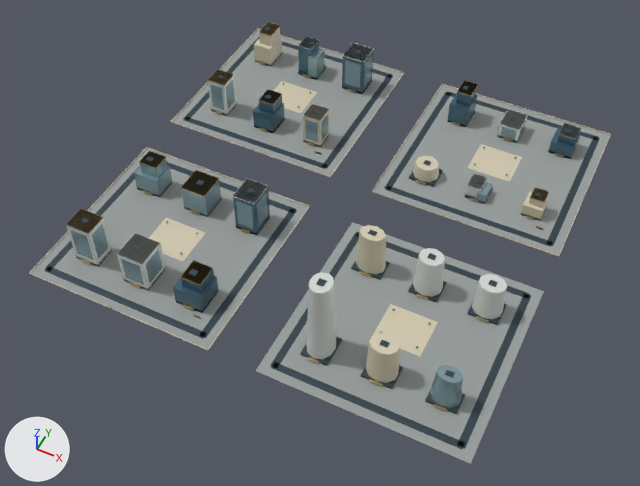
An edit to the glTF model web/public/assets/3d/ampliworld/GC-CITY-2030/GC-TILE-16-14.glb, drawn before and after from the same camera.
The view is the same before and after, from a 50 mm lens placed at (6457.0, 4.0, 1109.0), pointed at (6010.0, 897.0, -7.0). Lighting does not change. The marker at lower left points along +X, +Y and +Z. The picture after the commit comes second. Where no turn or scale is listed for an object, it has been applied to the vertices. Vertices at exactly the same position are counted once.

Objects in the first picture: 'GC-TILE-16-14-blue', 'GC-TILE-16-14-dark', 'GC-TILE-16-14-glass', 'GC-TILE-16-14-gold', 'GC-TILE-16-14-ivory', 'GC-TILE-16-14-paving', 'GC-TILE-16-14-white' and 1 more.
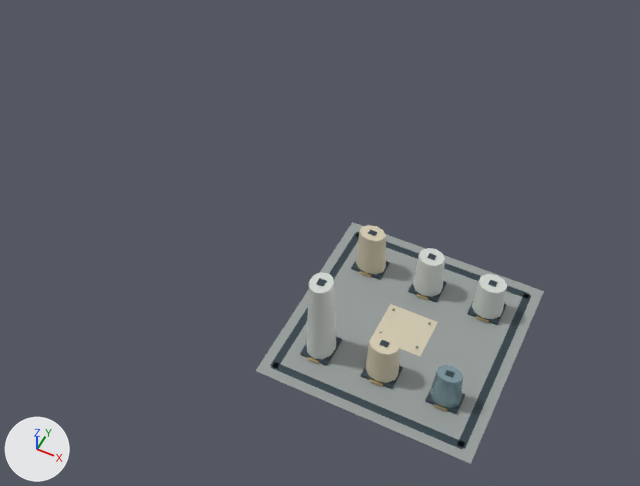
Where the change shows, as pixel boxes [x1, y1, x2, y2] in the pictures (640 x 486 px):
'GC-TILE-16-14-paving', reshaped (50% narrower, 44% shorter): before [31, 30, 610, 464]; after [256, 222, 544, 464]
'GC-TILE-16-14-dark', reshaped (53% narrower, 48% shorter): before [45, 27, 600, 449]; after [270, 230, 531, 449]
'GC-TILE-16-14-ivory', reshaped (86% narrower, 56% shorter): before [29, 22, 611, 383]; after [356, 225, 438, 383]
'GC-TILE-16-14-white', reshaped (56% narrower, 65% shorter): before [66, 36, 528, 359]; after [306, 248, 507, 359]
'GC-TILE-16-14-glass', reshaped (92% narrower, 88% shorter): before [70, 48, 526, 408]; after [429, 365, 463, 408]
'GC-TILE-16-14-blue', deleted: before [173, 36, 581, 313]
'GC-TILE-16-14-gold', reshaped: before [66, 23, 581, 412]; after [307, 271, 489, 412]
part 1 of me_mesh_0, deleted: before [172, 30, 403, 176]
part 2 of me_mesh_0, deleted: before [373, 85, 610, 255]
part 3 of me_mesh_0, deleted: before [31, 149, 308, 349]
part 4 of me_mesh_1, deleted: before [45, 27, 600, 339]
part 5 of me_mesh_2, deleted: before [29, 22, 611, 351]
part 6 of me_mesh_5, deleted: before [66, 23, 581, 318]
part 7 of me_mesh_8, deleted: before [66, 36, 528, 291]
part 8 of me_mesh_7, deleted: before [70, 48, 526, 285]

Diff of the bpy script that builds the scene:
```diff
--- a/web/public/assets/3d/ampliworld/GC-CITY-2030/GC-TILE-16-14.glb.py
+++ b/web/public/assets/3d/ampliworld/GC-CITY-2030/GC-TILE-16-14.glb.py
@@ me_mesh_0 @@
 # used by ob_gc_tile_16_14_paving; location = (0.0, 0.0, 0.0)
-me_mesh_0.from_pydata(...)  # 32 vertices, 48 faces; spans x 5621.0..6379.0, y 621.0..1379.0, z 0.0
+me_mesh_0.from_pydata(...)  # 8 vertices, 12 faces; spans x 6041.0..6379.0, y 621.0..959.0, z 0.0
+# me_mesh_0 part 1: the loose piece of 8 vertices spanning x 5621.0..5959.0, y 1041.0..1379.0, z 0.0 is deleted
+# me_mesh_0 part 2: the loose piece of 8 vertices spanning x 6041.0..6379.0, y 1041.0..1379.0, z 0.0 is deleted
+# me_mesh_0 part 3: the loose piece of 8 vertices spanning x 5621.0..5959.0, y 621.0..959.0, z 0.0 is deleted
 me_mesh_0.materials.append(mat_paving)
@@ me_mesh_1 @@
 # used by ob_gc_tile_16_14_dark; location = (0.0, 0.0, 0.0)
-me_mesh_1.from_pydata(...)  # 536 vertices, 804 faces; spans x 5636.0..6364.0, y 636.0..1364.0, z 0.0..157.0
+me_mesh_1.from_pydata(...)  # 128 vertices, 192 faces; spans x 6056.0..6364.0, y 636.0..944.0, z 0.0..157.0
+# me_mesh_1 part 4: 51 loose pieces with 408 vertices, spanning x 5636.0..6364.0, y 636.0..1364.0, z 0.0..82.0, are deleted
 me_mesh_1.materials.append(mat_dark)
@@ me_mesh_2 @@
 # used by ob_gc_tile_16_14_ivory; location = (0.0, 0.0, 0.0)
-me_mesh_2.from_pydata(...)  # 258 vertices, 408 faces; spans x 5620.0..6380.0, y 620.0..1380.0, z 0.0..82.0
+me_mesh_2.from_pydata(...)  # 52 vertices, 92 faces; spans x 6086.0..6250.0, y 682.0..901.0, z 0.0..82.0
+# me_mesh_2 part 5: 24 loose pieces with 206 vertices, spanning x 5620.0..6380.0, y 620.0..1380.0, z 0.0..69.0, are deleted
 me_mesh_2.materials.append(mat_ivory)
@@ me_mesh_5 @@
 # used by ob_gc_tile_16_14_gold; location = (0.0, 0.0, 0.0)
-me_mesh_5.from_pydata(...)  # 1022 vertices, 1680 faces; spans x 5668.0..6339.0, y 620.0..1324.0, z 0.0..134.0
+me_mesh_5.from_pydata(...)  # 444 vertices, 792 faces; spans x 6087.0..6332.0, y 672.0..902.0, z 4.0..134.0
+# me_mesh_5 part 6: 67 loose pieces with 578 vertices, spanning x 5668.0..6339.0, y 620.0..1324.0, z 0.0..81.0, are deleted
 me_mesh_5.materials.append(mat_gold)
@@ me_mesh_7 @@
 # used by ob_gc_tile_16_14_glass; location = (0.0, 0.0, 0.0)
-me_mesh_7.from_pydata(...)  # 318 vertices, 484 faces; spans x 5666.0..6333.0, y 677.0..1326.0, z 0.0..71.0
+me_mesh_7.from_pydata(...)  # 22 vertices, 40 faces; spans x 6287.0..6333.0, y 685.0..719.0, z 5.0..65.0
+# me_mesh_7 part 8: 37 loose pieces with 296 vertices, spanning x 5666.0..6229.0, y 677.0..1326.0, z 0.0..71.0, are deleted
 me_mesh_7.materials.append(mat_glass)
@@ me_mesh_8 @@
 # used by ob_gc_tile_16_14_white; location = (0.0, 0.0, 0.0)
-me_mesh_8.from_pydata(...)  # 162 vertices, 264 faces; spans x 5668.0..6333.0, y 676.0..1326.0, z 0.0..156.0
+me_mesh_8.from_pydata(...)  # 66 vertices, 120 faces; spans x 6089.0..6333.0, y 676.0..903.0, z 5.0..156.0
+# me_mesh_8 part 7: 12 loose pieces with 96 vertices, spanning x 5668.0..6229.0, y 677.0..1326.0, z 0.0..81.0, are deleted
 me_mesh_8.materials.append(mat_white)
@@ ob_gc_tile_16_14_blue @@
-ob_gc_tile_16_14_blue = bpy.data.objects.new('GC-TILE-16-14-blue', me_mesh_6)
-ob_gc_tile_16_14_blue.location = (0.0, 0.0, 0.0)
```
